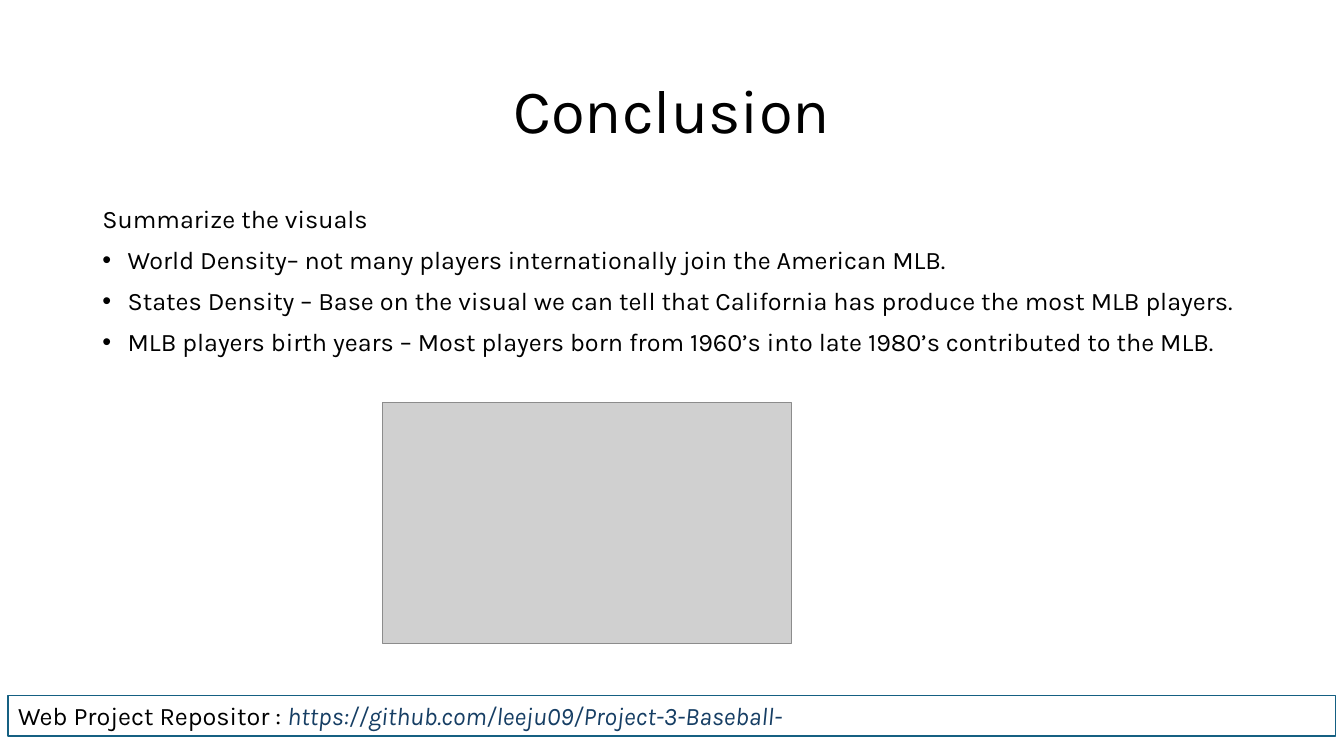
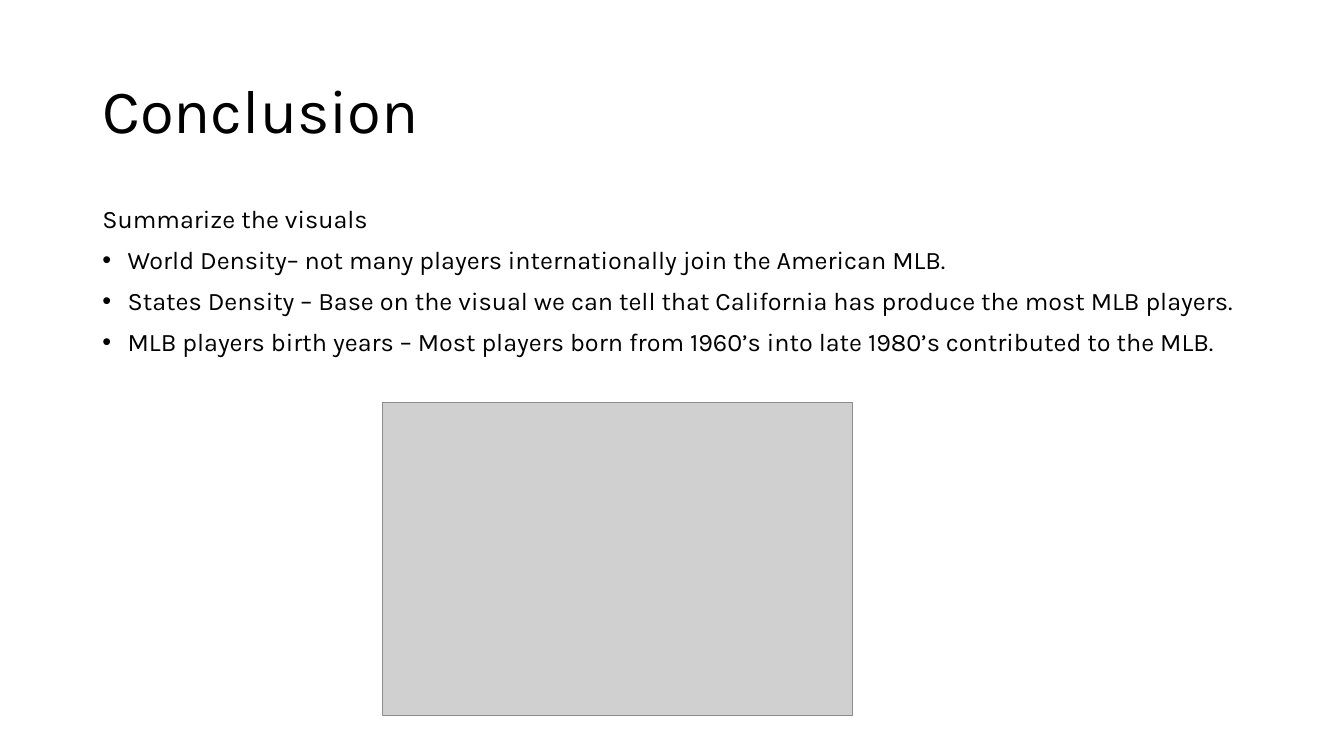
Before and after one commit to leeju09/Project-3-Baseball-, a slide deck: slide 5 of Presentation/Proect3_Group3.pptx (slide 8 before the commit). Drawn at 1344x756 pixels with LibreOffice and Linux fonts; fonts in the diff are those of the drawing; grey boxes stand for pictures. Boxes give left, top, right and bottom in pixels: in the first picture for what was removed or moved away, otherwise in the second. Text is boxed around its words. In the diff, an @@ line names an element or a change of style, - is before the commit and + after.

```diff
--- a/Presentation/Proect3_Group3.pptx
+++ b/Presentation/Proect3_Group3.pptx
@@ title "Conclusion" at [102, 90, 418, 134]: alignment centre to left @@
@@ picture: place and size @@
-picture at [383, 403, 791, 644]
+picture at [383, 403, 853, 717]
@@ rectangle removed at [8, 696, 1336, 736] @@
-Web Project Repositor : https://github.com/leeju09/Project-3-Baseball-
```
Also in this commit, not shown: 1 slide added, 5 slides removed.
